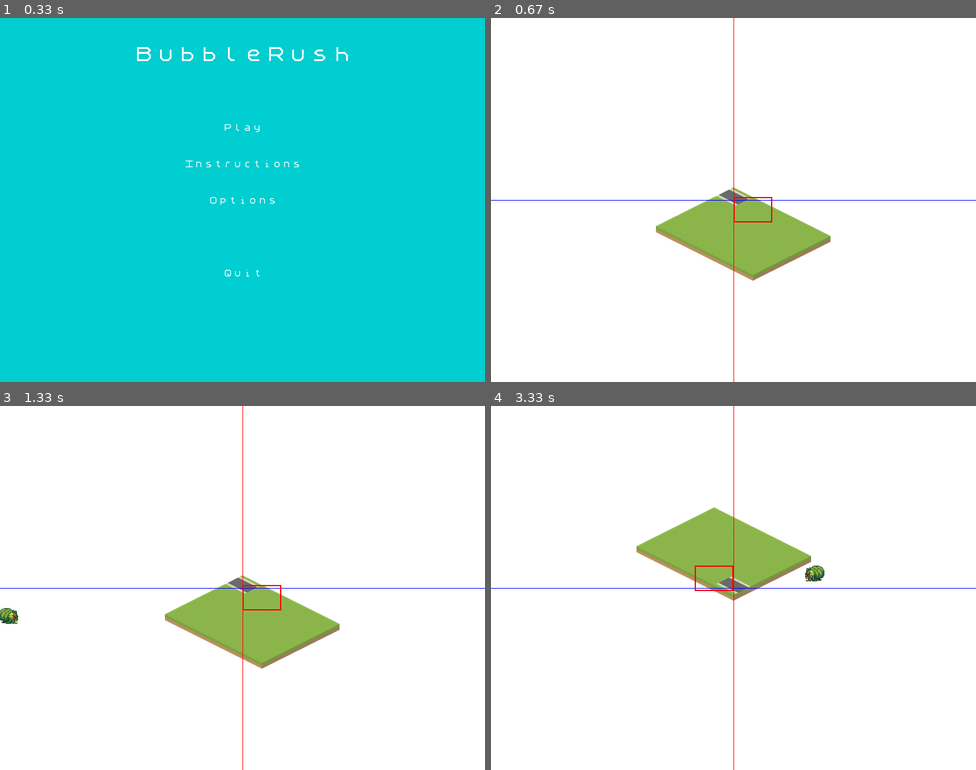
Above: before the commit, frames 1-4 (two rows, left to right).
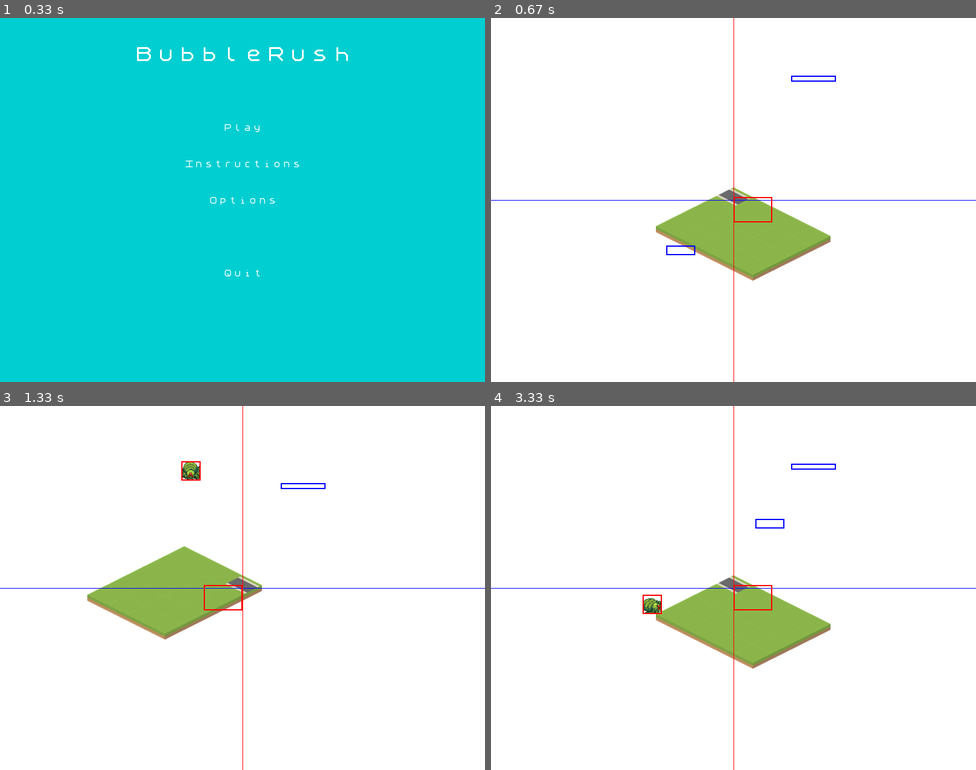
Above: after the commit, the same moments.

Repository: florimondmanca/tower-defense
Game: pygame game, started from Bubblerush.py
Two runs of this game, one before a commit and one after it. Both use one fixed random seed, a clock stepped at 60 frames per second and the inputs below.
Inputs (mouse positions are in pixels of both pictures, inside the frame that each line leads up to):
- Up to frame 1 (0.33 s): no input
- Up to frame 2 (0.67 s): click "Play" at 0.38 s
- Up to frame 3 (1.33 s): hold Right 0.67-1.13 s; move the mouse to (223, 602) at 0.7 s
- Up to frame 4 (3.33 s): hold Right 1.5-1.97 s; hold Left 2-2.53 s; hold Down 2.57-2.87 s; hold Left 2.9-3.3 s

Frame 1 is identical in both runs. In frame 2, 0.1% of the frame differs, in the area x 36-72%, y 15-66%; in frame 3, 8.1%; in frame 4, 9.7%, in the area x 30-72%, y 15-73%.

Commit message:
Améliore la collision en faisant les calculs sur des rects cartésiens. Implémente la rotation de la scène vers la droite.

Diff:
--- a/entities/mob.py
+++ b/entities/mob.py
@@ -27,10 +27,14 @@
 		self.anim_speed = 5  # sprite anims every anim_speed frames
 		self.anim_counter = 0  # increments every frame
 		self.size = 32  # pixels
-		newrect = pygame.Rect(0, 0, self.size, self.size)
-		newrect.center = self.rect.center
-		self.rect = newrect
-		print(self.rect, self.target.rect)
+		# v force rect to be of size self.size, not spritesheet's size !
+		new_iso_rect = pygame.Rect((0, 0), (self.size, self.size))
+		new_iso_rect.center = self.iso_pos
+		self.iso_rect = new_iso_rect
+		new_rect = pygame.Rect((0, 0), isoutils.iso_to_cart(self.size, self.size))
+		new_rect.center = self.pos
+		self.rect = new_rect
+		# ^
 		self.anim_image = None
 		self.update_anim_image()
 
@@ -53,7 +57,7 @@
 			n = math.sqrt(dir_x*dir_x + dir_y*dir_y)
 			dx = self.speed*dir_x/n
 			dy = self.speed*dir_y/n
-			if not self.rect.move(*isoutils.cart_to_iso(dx, dy)).colliderect(self.target.rect):
+			if not self.rect.move(dx, dy).colliderect(self.target.rect):
 				self.pos = (self.pos[0] + dx, self.pos[1] + dy)
 				# define the new orientation
 				angle = math.atan2(-dy, dx)
@@ -67,5 +71,8 @@
 					self.state = 0
 
 	def display(self, screen):
-		screen.blit(self.anim_image, self.rect)
-		pygame.draw.rect(screen, pygame.Color("red"), self.target.rect, 2)
+		screen.blit(self.anim_image, self.iso_rect)
+		pygame.draw.rect(screen, pygame.Color("blue"), self.rect, 2)
+		pygame.draw.rect(screen, pygame.Color("blue"), self.target.rect, 2)
+		pygame.draw.rect(screen, pygame.Color("red"), self.iso_rect, 2)
+		pygame.draw.rect(screen, pygame.Color("red"), self.target.iso_rect, 2)
--- a/guiutils.py
+++ b/guiutils.py
@@ -26,9 +26,15 @@
 	"""
 	Rotates a given position around a given center by 90° clockwise
 	"""
+	return [(pos[1] - center[1]) + center[0],
+			-(pos[0] - center[0]) + center[1]]
+
+def rotate_right(pos, center):
+	"""
+	Rotates a given position around a given center by 90° anti-clockwise
+	"""
 	return [-(pos[1] - center[1]) + center[0],
 			(pos[0] - center[0]) + center[1]]
-
 
 class Message(pygame.sprite.Sprite):
 	'''
--- a/instance.py
+++ b/instance.py
@@ -13,8 +13,10 @@
 
 # ------ Classe Principale ------
 
+# key_to_function : simple mapping from keys to Instance's functions
 key_to_function = {
 	pygame.K_LEFT: lambda self: self.rotate_all_left(),
+	pygame.K_RIGHT: lambda self: self.rotate_all_right(),
 }
 
 class Instance:
@@ -41,11 +43,20 @@
 		Rotates the map, the mobs, etc 90° clockwise around the screen's center
 		"""
 		map_center_cart = isoutils.iso_to_cart((cst.SCREEN_WIDTH//2, cst.SCREEN_HEIGHT//2))
-		map_center_tile = isoutils.cart_to_tile(map_center_cart)
 		for tile in self.map.tiles.values():
 			tile.rotate_left(map_center_cart)
 		for mob in self.mobs:
 			mob.rotate_left(map_center_cart)
+
+	def rotate_all_right(self):
+		"""
+		Rotates the map, the mobs, etc 90° anti-clockwise around the screen's center
+		"""
+		map_center_cart = isoutils.iso_to_cart((cst.SCREEN_WIDTH//2, cst.SCREEN_HEIGHT//2))
+		for tile in self.map.tiles.values():
+			tile.rotate_right(map_center_cart)
+		for mob in self.mobs:
+			mob.rotate_right(map_center_cart)
 
 	def display(self):
 		self.screen.fill(pygame.Color("white"))
--- a/isometric/isosprite.py
+++ b/isometric/isosprite.py
@@ -18,12 +18,13 @@
 
 	def __init__(self, path_to_image=cst.NONE_TILE_PATH, pos=None):
 		super(IsoSprite, self).__init__()
-		self.image, self.rect = guiutils.load_image(path_to_image)
+		self.image, self.iso_rect = guiutils.load_image(path_to_image)
 		if pos is None:
 			self._pos = [0, 0]  # in pixels on cartesian map
 		else:
 			self._pos = pos
 		self._iso_pos = None  # in pixels on isometric (screen) map
+		self.rect = pygame.Rect((0, 0), isoutils.iso_to_cart(self.iso_rect.size))  # rect on cartesian map, used for collisions
 		self._update_positions(pos=True)
 
 	def get_pos(self):
@@ -48,17 +49,25 @@
 		""" Keeps pos, iso_pos and rect up-to-date """
 		if pos:  # self.pos just changed
 			self._iso_pos = isoutils.cart_to_iso(self._pos)
-			self.rect.center = self._iso_pos
+			self.rect.center = self._pos
+			self.iso_rect.center = self._iso_pos
 		elif iso_pos:  # self.iso_pos just changed
 			self._pos = isoutils.iso_to_cart(self._iso_pos)
-			self.rect.center = self._iso_pos
+			self.rect.center = self._pos
+			self.iso_rect.center = self._iso_pos
 
 	def display(self, screen):
 		"""Displays the sprite on the screen in isometric perspective"""
-		screen.blit(self.image, self.rect)
+		screen.blit(self.image, self.iso_rect)
 
 	def rotate_left(self, map_center):
 		"""
 		Rotates the sprite by 90° clockwise around the map center.
 		"""
 		self.pos = guiutils.rotate_left(self.pos, map_center)
+
+	def rotate_right(self, map_center):
+		"""
+		Rotates the sprite by 90° anti-clockwise around the map center.
+		"""
+		self.pos = guiutils.rotate_right(self.pos, map_center)
--- a/tiles/map.py
+++ b/tiles/map.py
@@ -88,9 +88,6 @@
 			for y in range(height):
 				cat, tile_type = tile_types[tiles_symb[x][y]]
 				tiles[x, y] = Tile(pos=(x*cst.TILE_SIZE, y*cst.TILE_SIZE), category=cat, tile_type=tile_type)
-		# correct a weird bug
-		for tile in tiles.values():
-			tile.rect.center = tile.iso_pos
 		# we're done !
 		print("Map import is successful !")
 		return Map(width=width, height=height, tiles=tiles)
